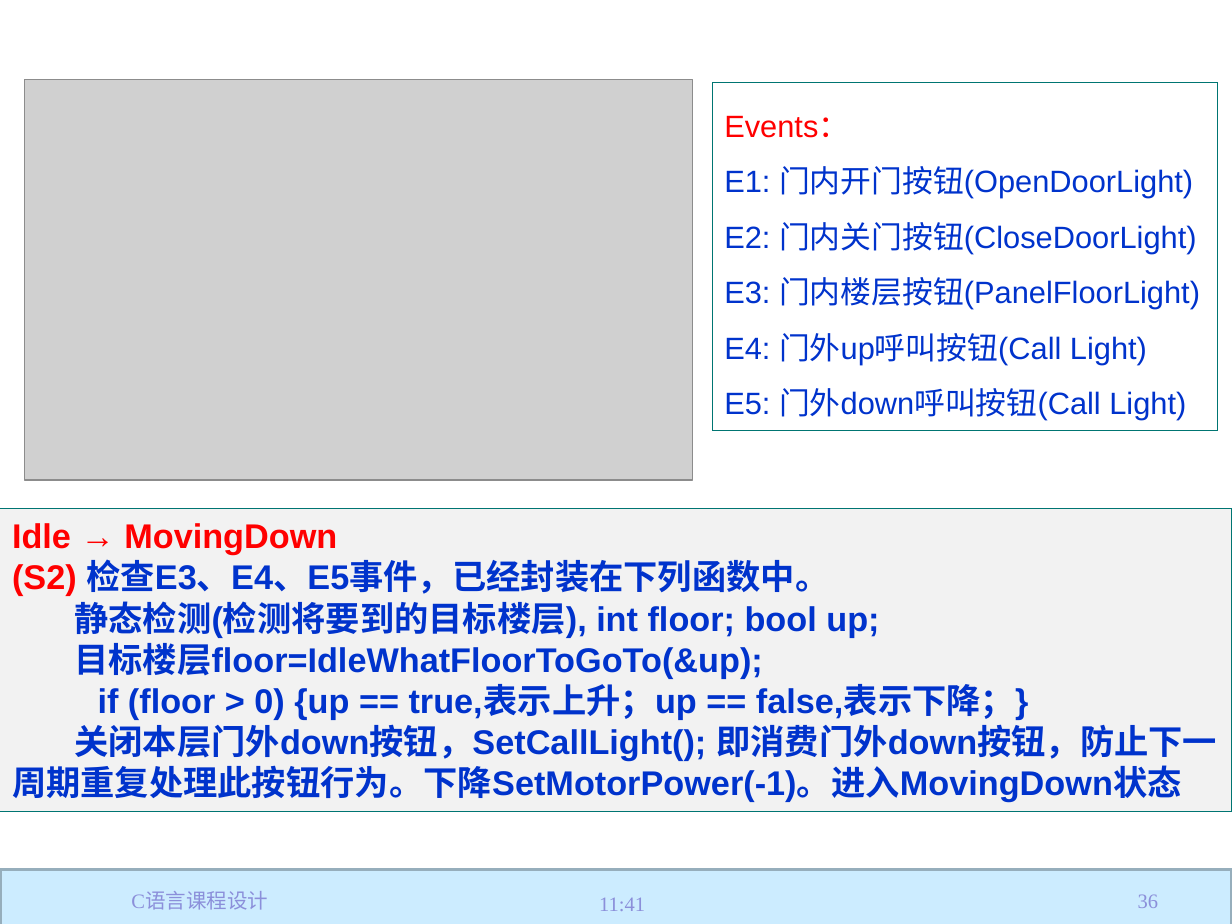
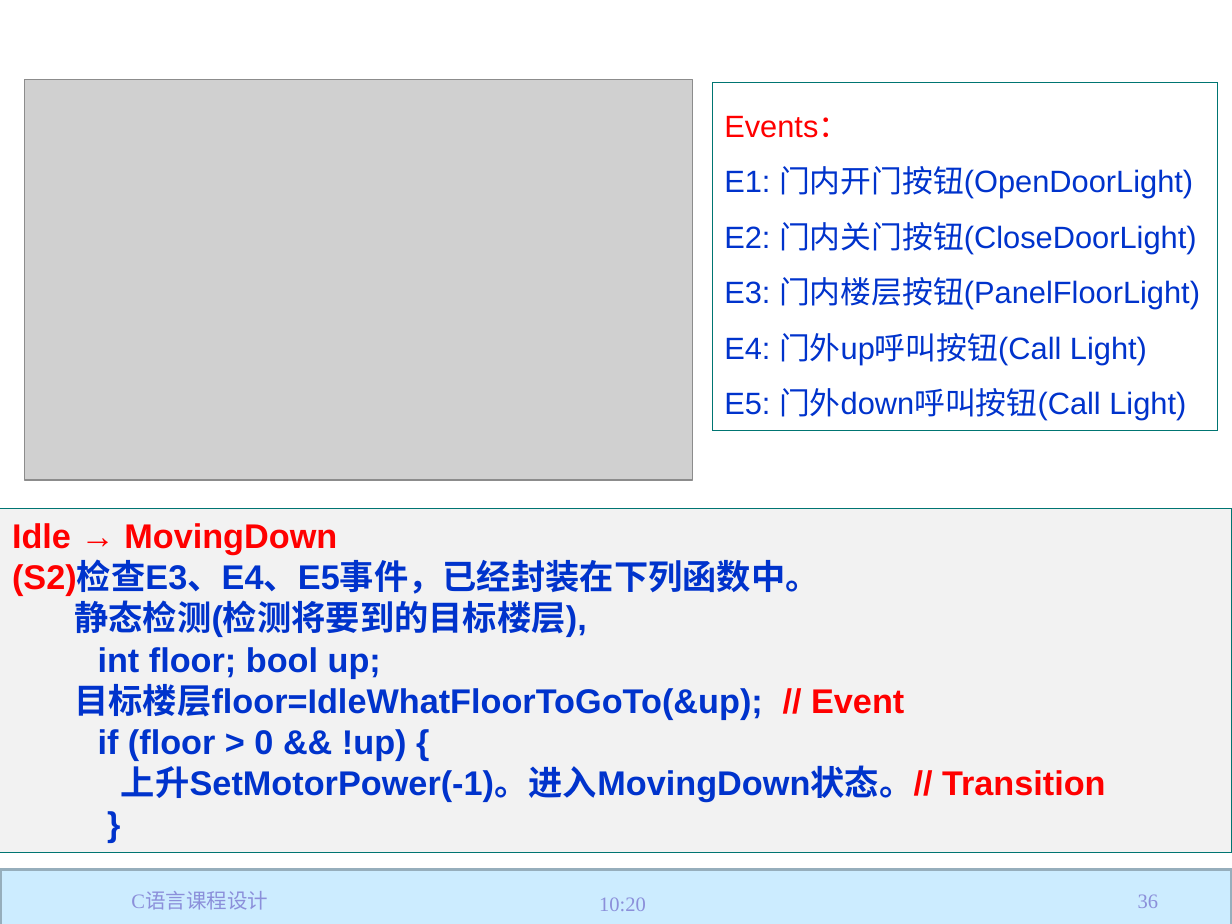
Before and after one commit to jtrfid/C-Repositories, a slide deck: slide 36 of 2017/C语言课程设计/C语言课程设计.pptx. Drawn at 1232x924 pixels with LibreOffice and Linux fonts; fonts in the diff are those of the drawing; grey boxes stand for pictures; background and template pictures are left out. Boxes give left, top, right and bottom in pixels: in the first picture for what was removed or moved away, otherwise in the second. Text is boxed around its words. In the diff, an @@ line names an element or a change of style, - is before the commit and + after.

```diff
--- a/2017/C语言课程设计/C语言课程设计.pptx
+++ b/2017/C语言课程设计/C语言课程设计.pptx
@@ rectangle "Idle → MovingDown": place and size @@
-rectangle "Idle → MovingDown" at [0,509,1232,812]
+rectangle "Idle → MovingDown" at [0,509,1232,853]
@@ text in rectangle at [12,562,1106,803]: text changed @@
-(S2) 检查E3、E4、E5事件，已经封装在下列函数中。
-静态检测(检测将要到的目标楼层), int floor; bool up;
-目标楼层floor=IdleWhatFloorToGoTo(&up);
-if (floor > 0) {up == true,表示上升；up == false,表示下降；}
-关闭本层门外down按钮，SetCallLight(); 即消费门外down按钮，防止下一周期重复处理此按钮行为。下降SetMotorPower(-1)。进入MovingDown状态
+(S2)检查E3、E4、E5事件，已经封装在下列函数中。
+静态检测(检测将要到的目标楼层),
+int floor; bool up;
+目标楼层floor=IdleWhatFloorToGoTo(&up); // Event
+if (floor > 0 && !up) {
+上升SetMotorPower(-1)。进入MovingDown状态。// Transition
+}
@@ text at [599,897,646,911]: text changed @@
-11:41
+10:20
```
Also in this commit, not shown: 56 other slides changed, 4 other files.
